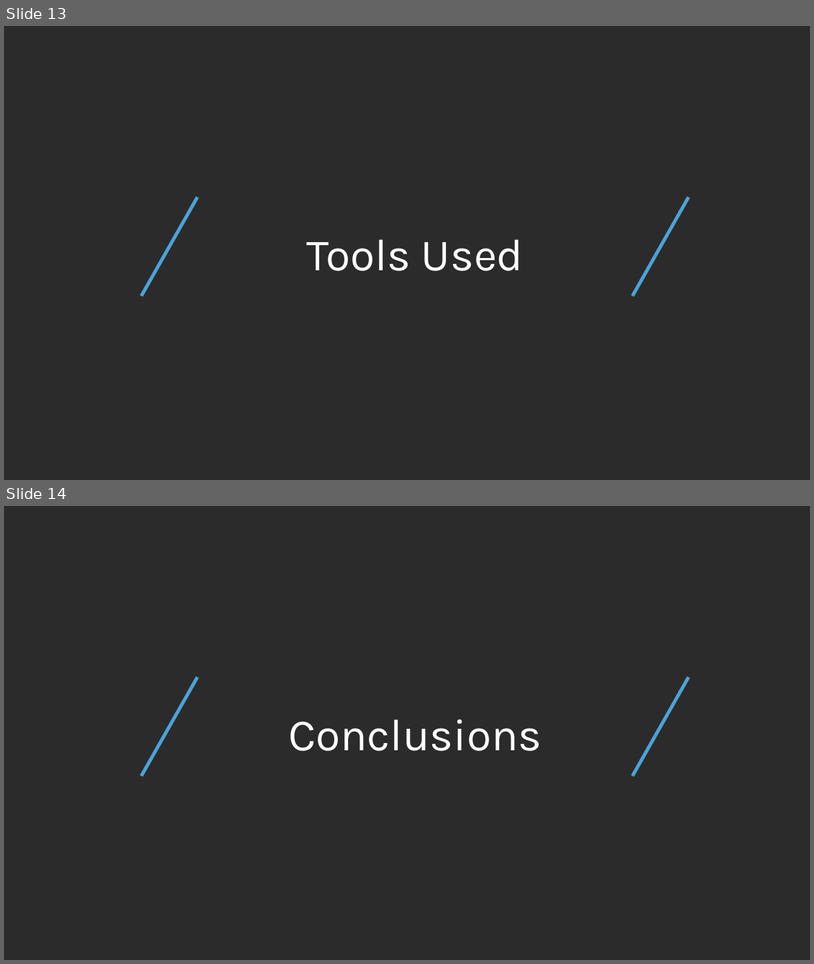
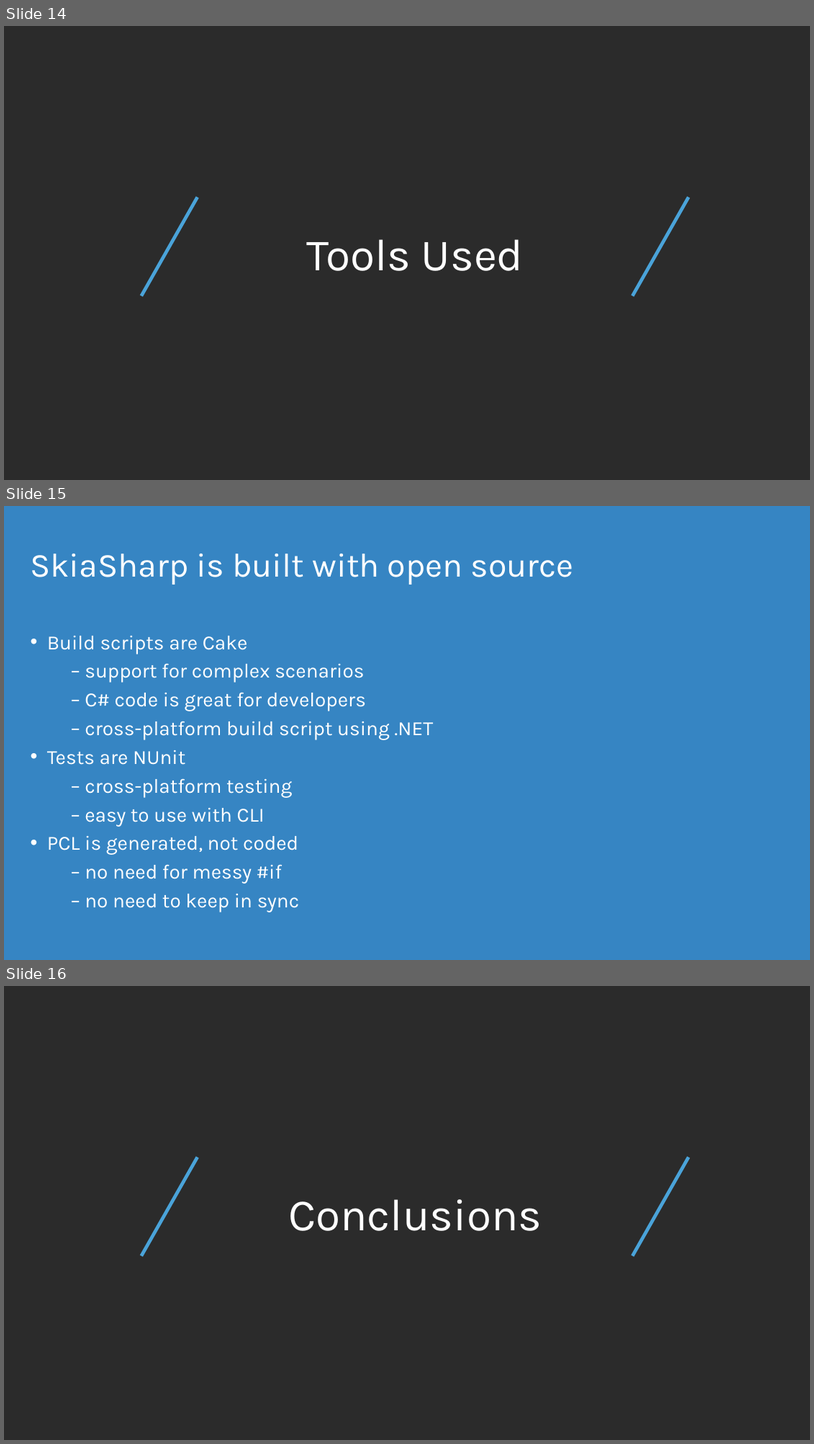
Before and after one commit to mattleibow/Xamarin-User-Groups, a slide deck: 2016-10-27 - SkiaSharp/SkiaSharp.pptx. Shown one above the other, each under a label of ours: slides 13 and 14 before the commit, slides 14, 15 and 16 after it. The pictures are 814x964 and 814x1444 pixels, drawn with LibreOffice and Linux fonts; fonts in the diff are those of the drawing; background and template pictures are left out; a plain dark background stands for a picture behind light text. Boxes give left, top, right and bottom in pixels: in the first picture for what was removed or moved away, otherwise in the second. Text is boxed around its words. In the diff, an @@ line names an element or a change of style, - is before the commit and + after.

```diff
--- a/2016-10-27 - SkiaSharp/SkiaSharp.pptx
+++ b/2016-10-27 - SkiaSharp/SkiaSharp.pptx
@@ slide 15 added at (4,506,810,960), background #3685C3 @@
@@ title added at (31,554,574,584), 30 pt, text #FFFFFF @@
+SkiaSharp is built with open source
@@ text added at (47,636,433,912), 18 pt, text #FFFFFF @@
+• Build scripts are Cake
+  – support for complex scenarios
+  – C# code is great for developers
+  – cross-platform build script using .NET
+• Tests are NUnit
+  – cross-platform testing
+  – easy to use with CLI
+• PCL is generated, not coded
+  – no need for messy #if
+  – no need to keep in sync
@@ what was slide 13 is now slide 14 @@
@@ what was slide 14 is now slide 16 @@
```
Also in this commit, not shown: 1 slide changed, 1 other slide added.
